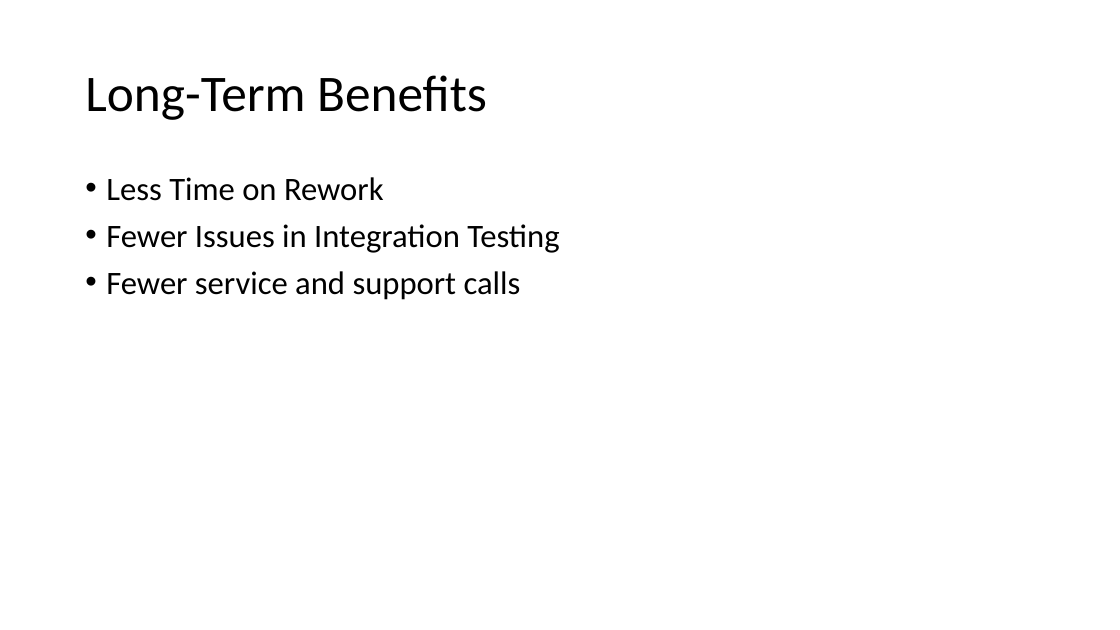
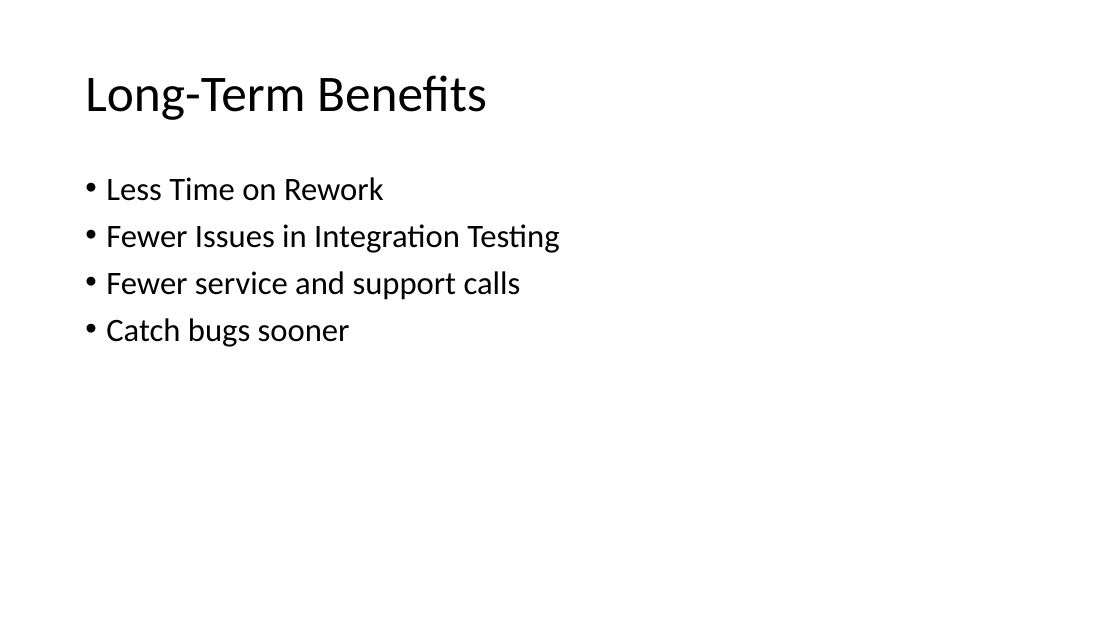
Before and after one commit to DavidGiard/Presentation-Slides, a slide deck: slide 14 of Blood-Sweat-and-Code-Reviews/Code Reviews.pptx. Drawn at 1120x630 pixels with LibreOffice and Linux fonts; fonts in the diff are those of the drawing. Boxes give left, top, right and bottom in pixels: in the first picture for what was removed or moved away, otherwise in the second. Text is boxed around its words. In the diff, an @@ line names an element or a change of style, - is before the commit and + after.

```diff
--- a/Blood-Sweat-and-Code-Reviews/Code Reviews.pptx
+++ b/Blood-Sweat-and-Code-Reviews/Code Reviews.pptx
@@ text at [106, 318, 350, 347]: paragraph added @@
+• Catch bugs sooner
```
Also in this commit, not shown: 3 other slides changed, 1 slide added, 1 slide removed.
